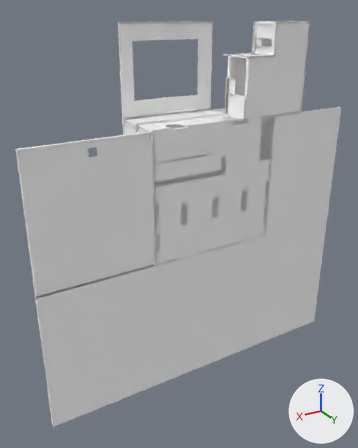
Before and after pictures for a commit that changed the glTF model assets/units/pd2_mod_hgs/mockup/mockup.glb.
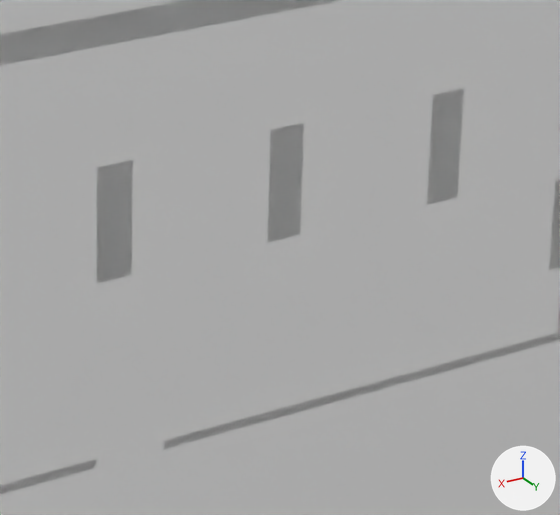
There are two pictures of each version: one whole from a 50 mm lens placed at (27.5, 52.5, 13.3), pointed at (-6.5, -4.2, -15.0), one close up on the part from 46% to 74% of the width and 39% to 60% of the height. Arrows for +X, +Y and +Z are at lower right; the lights stay in place. Where no turn or scale is listed for an object, it has been applied to the vertices. Vertices at the same position are counted once.

Script lines for the objects in view, before the commit:
```python
me_g_g = bpy.data.meshes.new('g_g')
me_g_g.from_pydata(...)  # 590 vertices, 846 faces; spans x -32.0..16.0, y -9.0..0.5, z -38.0..12.0
me_g_g.materials.append(mat_mat_mat)
ob_g_mkp = bpy.data.objects.new('g_mkp', me_g_g)
ob_g_mkp.location = (0.0, 0.0, 0.0)
```
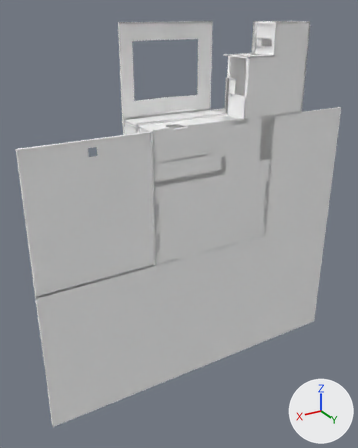
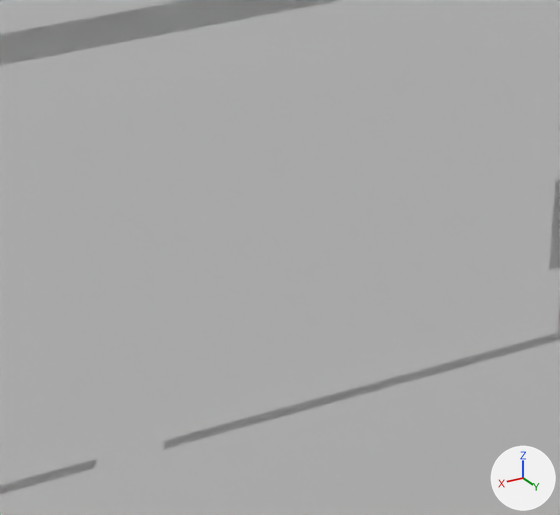
Boxes (x1, y1, x2, y2) around the edits, measured in the close-ups (560 x 515 px):
part 1 of me_g_g, deleted
    before: (97, 160, 133, 283)
part 2 of me_g_g, deleted
    before: (267, 123, 304, 243)
part 3 of me_g_g, deleted
    before: (427, 89, 464, 205)

The edits, one by one:
me_g_g has 590 vertices, 846 faces and spans x -32.0..16.0, y -9.0..0.5, z -38.0..12.0.
me_g_g is used by ob_g_mkp; location (0.0, 0.0, 0.0).
me_g_g part 1: the loose piece of 8 vertices spanning x -5.0..-4.0, y -1.5..0.5, z -13.0..-10.0 is deleted.
me_g_g part 2: the loose piece of 8 vertices spanning x -10.0..-9.0, y -1.5..0.5, z -13.0..-10.0 is deleted.
me_g_g part 3: the loose piece of 8 vertices spanning x -15.0..-14.0, y -1.5..0.5, z -13.0..-10.0 is deleted.
